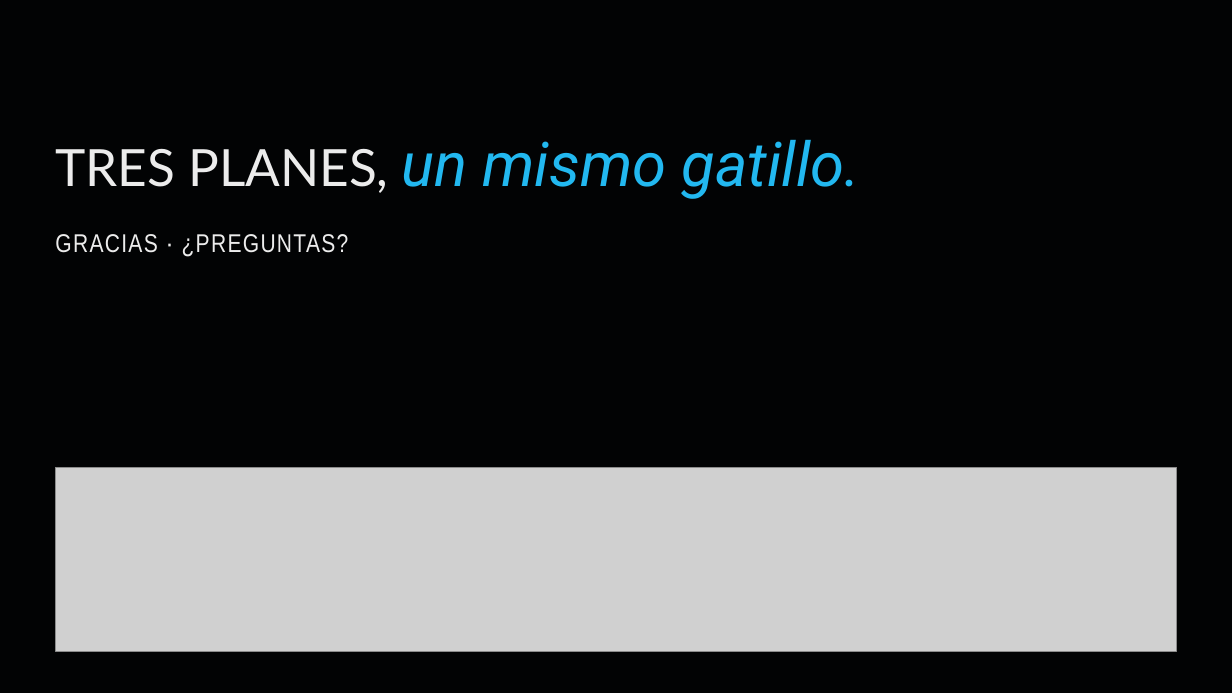
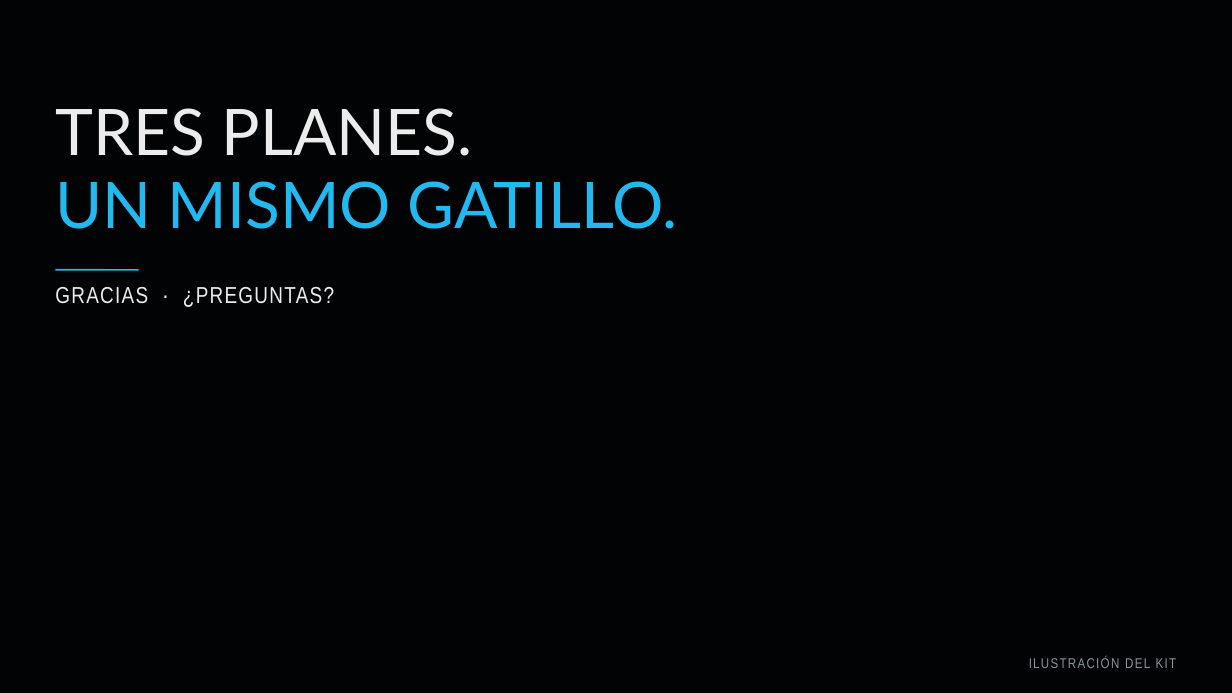
Before and after one commit to diegoaam0109-ux/lumine, a slide deck: slide 23 of fase-3/Grupo_01_LumineMotors_Fase3.pptx. Drawn at 1232x693 pixels with LibreOffice and Linux fonts; fonts in the diff are those of the drawing; grey boxes stand for pictures; background and template pictures are left out. Boxes give left, top, right and bottom in pixels: in the first picture for what was removed or moved away, otherwise in the second. Text is boxed around its words. In the diff, an @@ line names an element or a change of style, - is before the commit and + after.

```diff
--- a/fase-3/Grupo_01_LumineMotors_Fase3.pptx
+++ b/fase-3/Grupo_01_LumineMotors_Fase3.pptx
@@ text at (55, 108, 678, 229): text changed; size 48 to 50 pt; font Roboto to Lato; italic off @@
-TRES PLANES, un mismo gatillo.
+TRES PLANES.
+UN MISMO GATILLO.
@@ text "GRACIAS · ¿PREGUNTAS?": place and size @@
-text "GRACIAS · ¿PREGUNTAS?" at (55, 234, 349, 257)
+text "GRACIAS · ¿PREGUNTAS?" at (55, 287, 334, 307)
@@ text "GRACIAS · ¿PREGUNTAS?" at (55, 287, 334, 307): size 20 to 18 pt @@
@@ line added from (55, 270) to (139, 270), #22B8F0 1.25 pt @@
@@ picture removed at (55, 468, 1177, 652) @@
@@ text added at (1029, 656, 1177, 668), 11 pt, text #8B9598 @@
+ILUSTRACIÓN DEL KIT
```
Also in this commit, not shown: 34 other slides changed, 20 other files.
